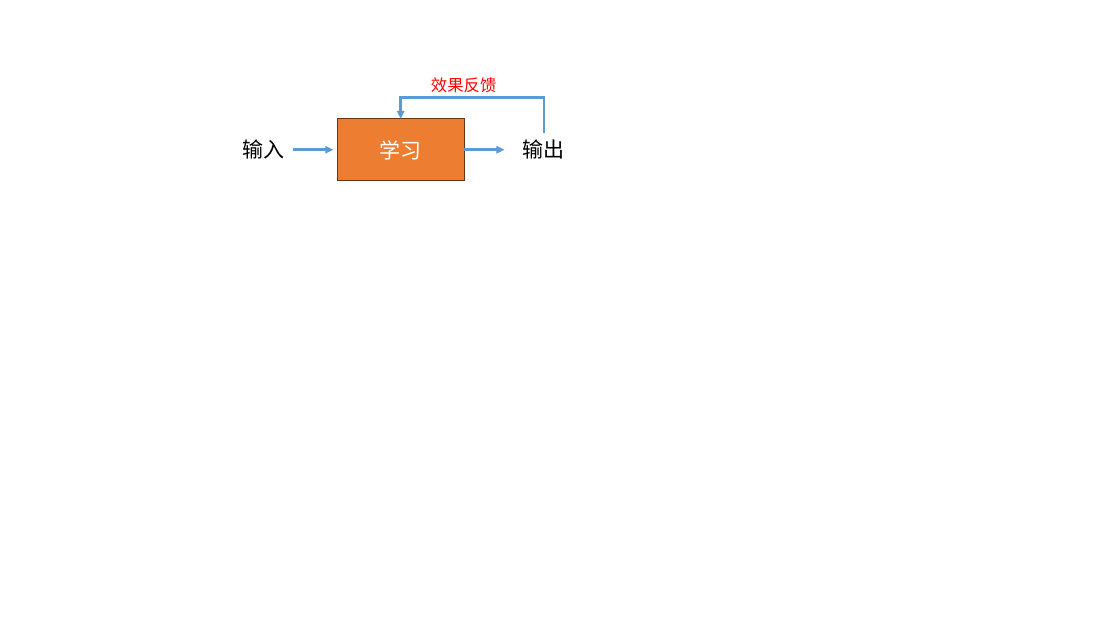
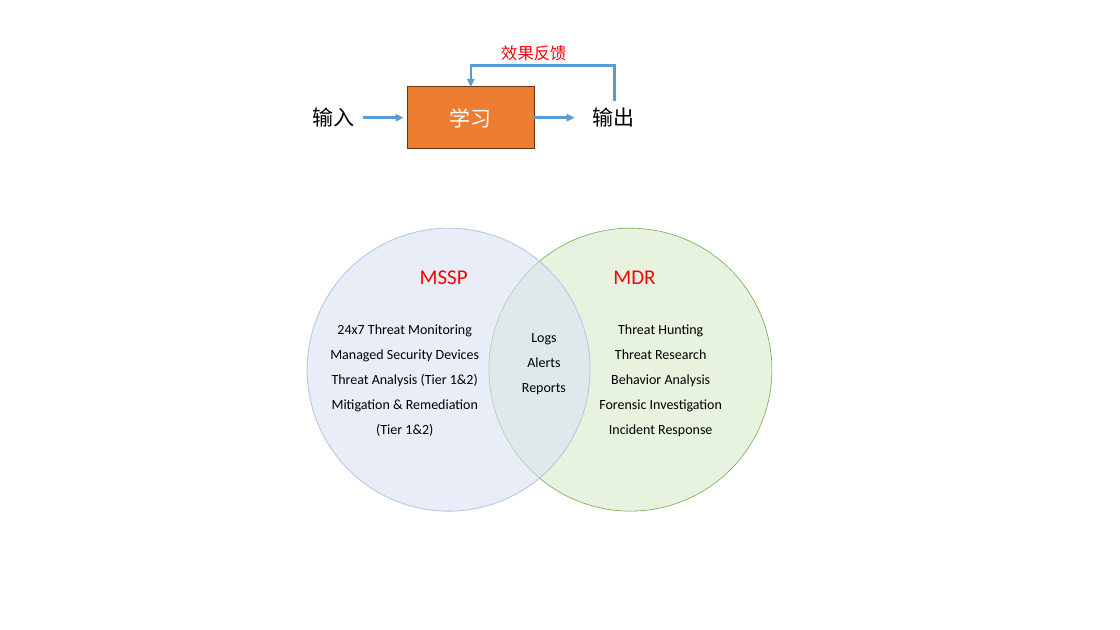
Before and after one commit to xiejava1018/xiejavaimagesrc, a slide deck: slide 5 of images/2023/画图.pptx. Drawn at 1120x630 pixels with LibreOffice and Linux fonts; fonts in the diff are those of the drawing. Boxes give left, top, right and bottom in pixels: in the first picture for what was removed or moved away, otherwise in the second. Text is boxed around its words. In the diff, an @@ line names an element or a change of style, - is before the commit and + after.

```diff
--- a/images/2023/画图.pptx
+++ b/images/2023/画图.pptx
@@ 3 texts, 2 arrows, 1 rectangle, 1 elbow arrow: place and size @@
-3 texts, 2 arrows, 1 rectangle, 1 elbow arrow at (242,77,565,181)
+3 texts, 2 arrows, 1 rectangle, 1 elbow arrow at (312,45,635,149)
@@ ellipse added at (308,229,591,512), fill #DAE3F3 at 61% opacity, outline #B4C7E7 0.75 pt @@
@@ ellipse added at (489,229,772,512), fill #E2F0D9 at 82% opacity, outline #70AD47 0.5 pt @@
@@ text added at (420,270,468,284), 18 pt, text #FF0000 @@
+MSSP
@@ text added at (613,270,655,284), 18 pt, text #FF0000 @@
+MDR
@@ text added at (330,324,479,436), 12 pt, text #000000 @@
+24x7 Threat Monitoring
+Managed Security Devices
+Threat Analysis (Tier 1&2)
+Mitigation & Remediation
+(Tier 1&2)
@@ text added at (599,324,722,437), 12 pt, text #000000 @@
+Threat Hunting
+Threat Research
+Behavior Analysis
+Forensic Investigation
+Incident Response
@@ text added at (522,333,566,395), 12 pt, text #000000 @@
+Logs
+Alerts
+Reports
```
Also in this commit, not shown: 1 other file.
